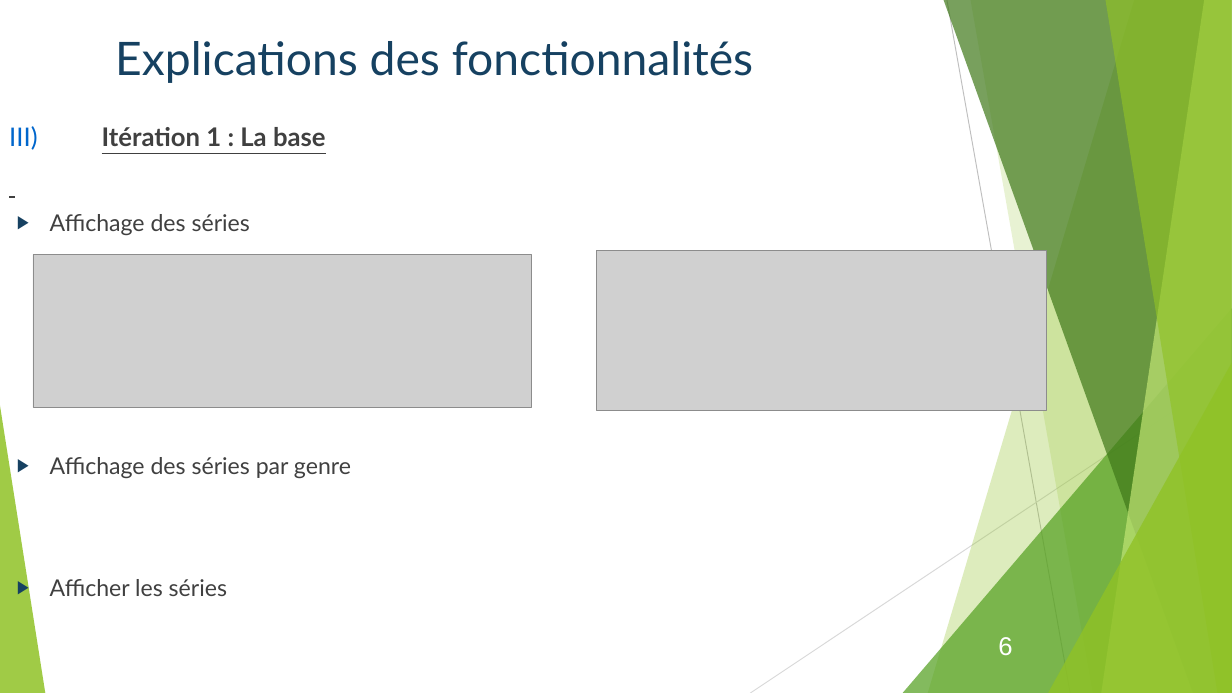
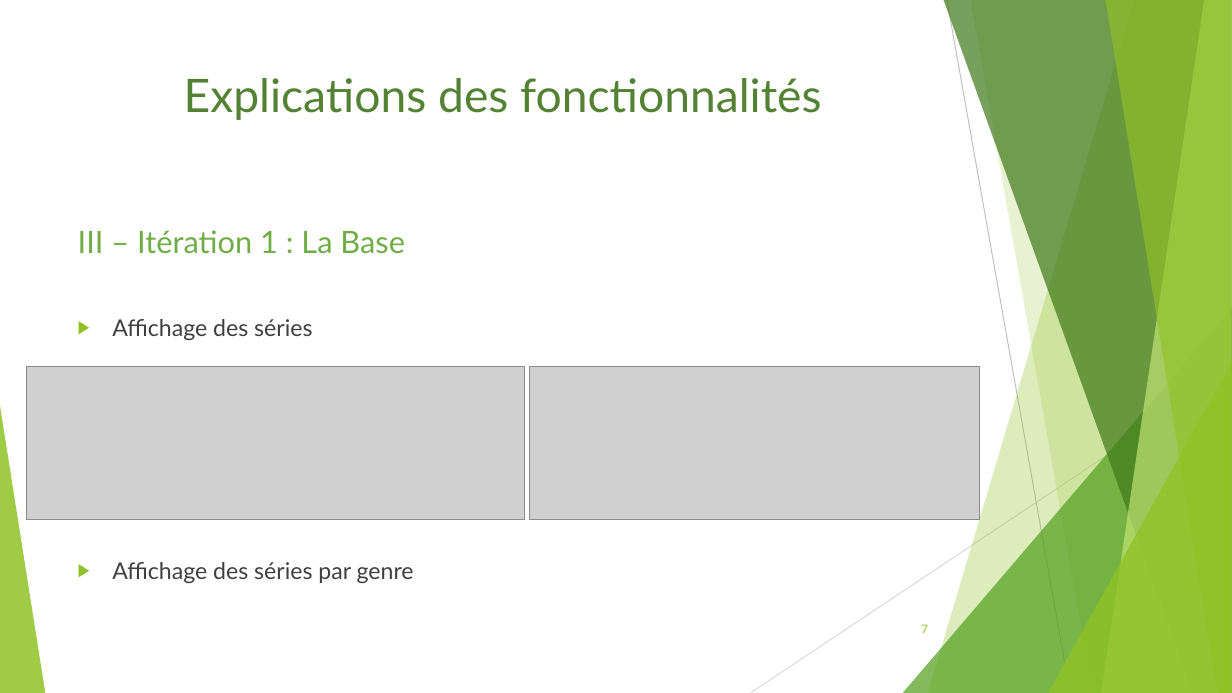
Before and after one commit to Bcante/recommandationSeries, a slide deck: slide 7 of diapoWebWindows.odp (slide 6 before the commit). Drawn at 1232x693 pixels with LibreOffice and Linux fonts; fonts in the diff are those of the drawing; grey boxes stand for pictures. Boxes give left, top, right and bottom in pixels: in the first picture for what was removed or moved away, otherwise in the second. Text is boxed around its words. In the diff, an @@ line names an element or a change of style, - is before the commit and + after.

```diff
--- a/diapoWebWindows.odp
+++ b/diapoWebWindows.odp
@@ title "Explications des fonctionnalités": place and size @@
-title "Explications des fonctionnalités" at box(115, 41, 753, 83)
+title "Explications des fonctionnalités" at box(184, 78, 821, 120)
@@ title "Explications des fonctionnalités" at box(184, 78, 821, 120): text colour #164161 to #548235 @@
@@ text "III – Itération 1 : ...": place and size @@
-text "III – Itération 1 : ..." at box(9, 126, 351, 596)
+text "III – Itération 1 : ..." at box(78, 230, 414, 583)
@@ text at box(78, 230, 405, 254): text changed; size 20 to 24 pt; text colour #404040 to #70AD47; bold off @@
-III) Itération 1 : La base
+III – Itération 1 : La Base
@@ text at box(112, 319, 414, 583): list level 2 to 1 in "Affichage des séries"; bullet colour #164161 to #90C226; list level 2 to 1 in "Affichage des séries par genre" @@
@@ picture: place and size @@
-picture at box(33, 255, 531, 408)
+picture at box(27, 367, 525, 519)
@@ picture: place and size @@
-picture at box(597, 250, 1046, 410)
+picture at box(530, 367, 979, 519)
@@ text at box(50, 579, 227, 596): paragraph removed @@
-  ▶ Afficher les séries
@@ page number added at box(921, 624, 928, 633), 9 pt, text #90C226 @@
+7
@@ text removed at box(998, 637, 1012, 655) @@
-6
```
Also in this commit, not shown: 10 other slides changed, 4 slides added, 2 slides removed.
